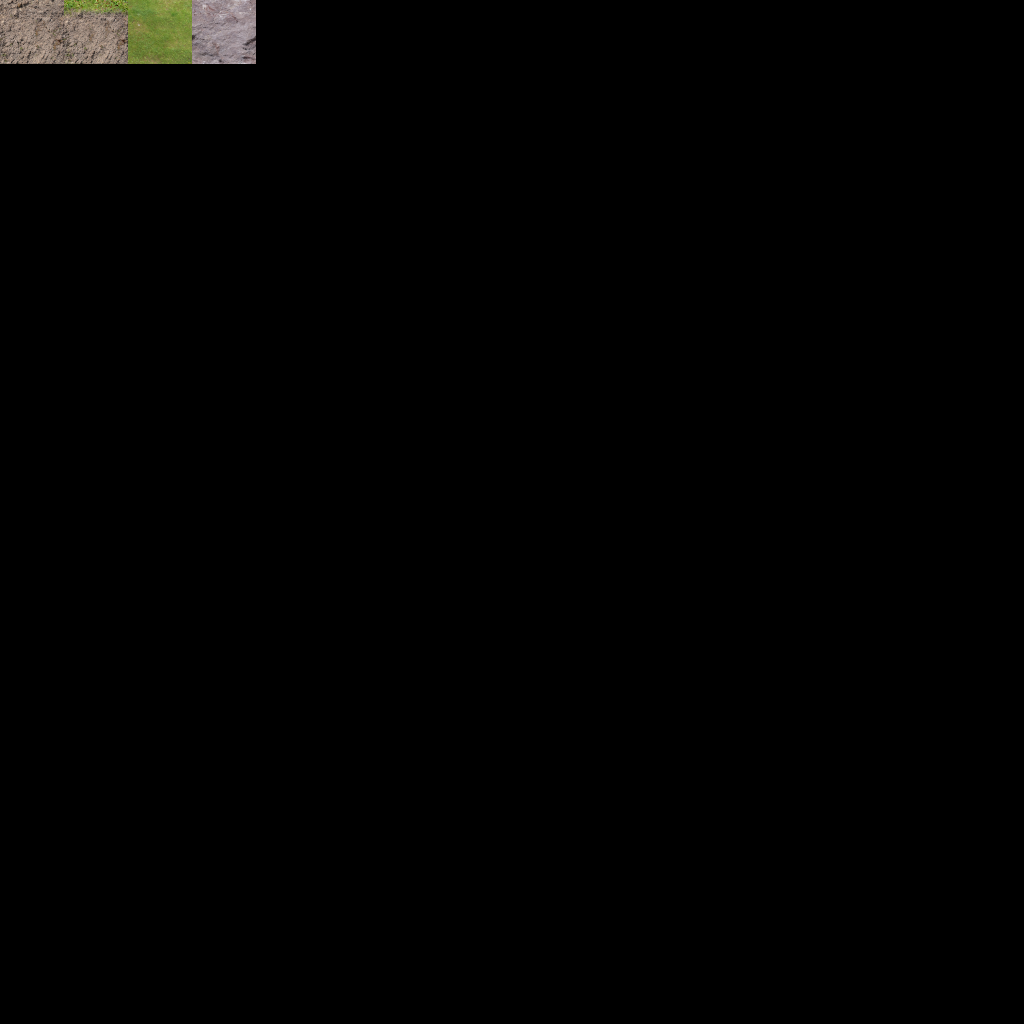
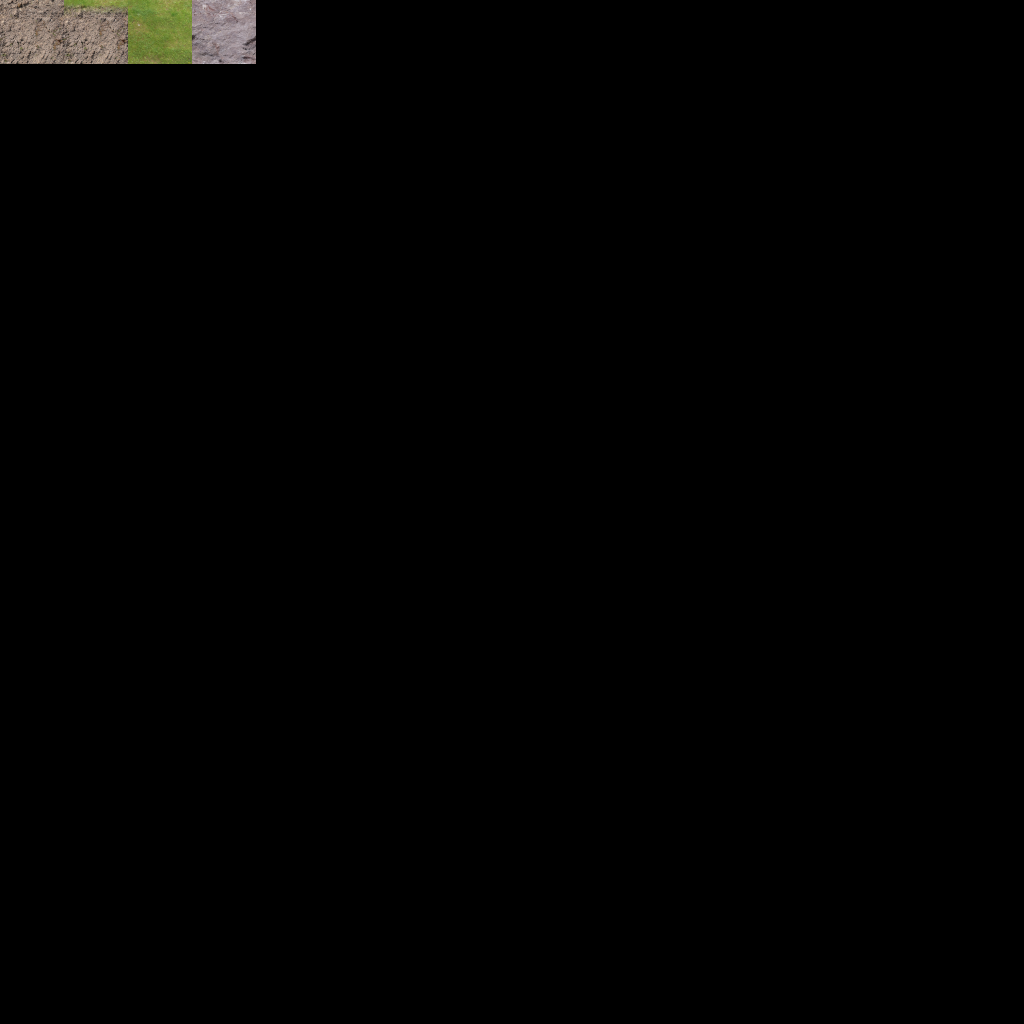
The second 1024 × 1024 image is a revision of the first. Changes to its layers:
added layer "ground_grass_1279_1577_Small.jpg copy #2" above "ground_grass_1279_1577_Small.jpg copy #1" over left=64, top=0, right=128, bottom=13
"ground_grass_1279_1577_Small.jpg copy #1": opacity 100% → 38% over left=64, top=0, right=128, bottom=64
added layer "ground_dirt_1225_9351_Small.jpg copy #3" above "ground_dirt_1225_9351_Small.jpg copy #2" over left=64, top=0, right=128, bottom=64
